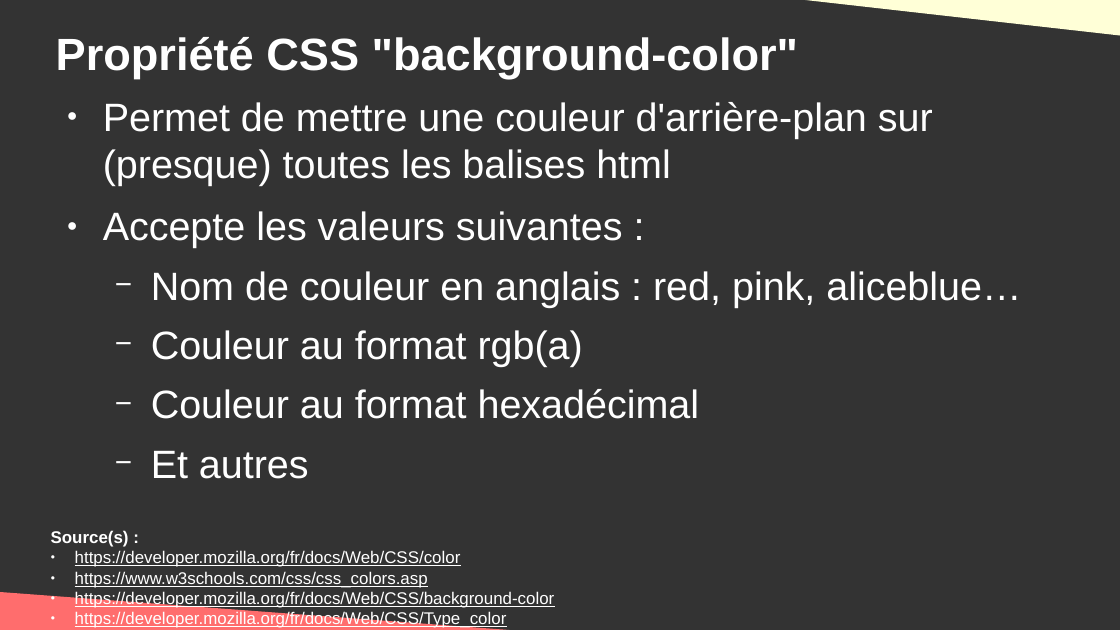
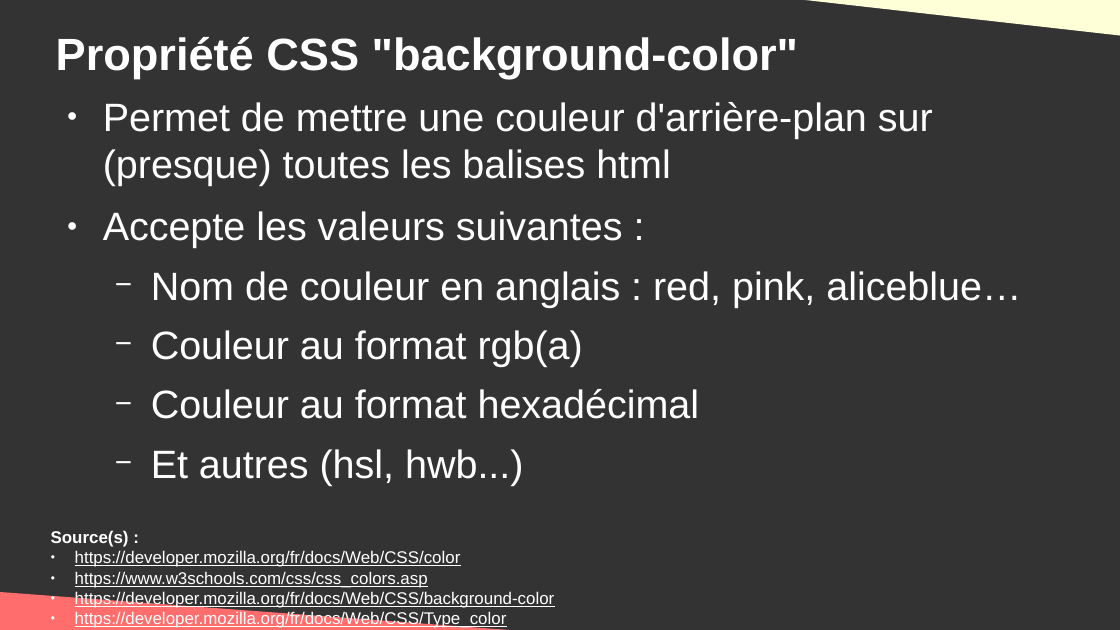
Before and after one commit to DanYellow/cours, a slide deck: slide 9 of integration-web-s1/travaux-pratiques/numero-5/presentation.odp. Drawn at 1120x630 pixels with LibreOffice and Linux fonts; fonts in the diff are those of the drawing. Boxes give left, top, right and bottom in pixels: in the first picture for what was removed or moved away, otherwise in the second. Text is boxed around its words. In the diff, an @@ line names an element or a change of style, - is before the commit and + after.

```diff
--- a/integration-web-s1/travaux-pratiques/numero-5/presentation.odp
+++ b/integration-web-s1/travaux-pratiques/numero-5/presentation.odp
@@ text at [151, 449, 523, 485]: text changed @@
-  − Et autres
+  − Et autres (hsl, hwb...)
```
Also in this commit, not shown: 10 other slides changed, 2 slides added, 2 slides removed, 1 other file.
